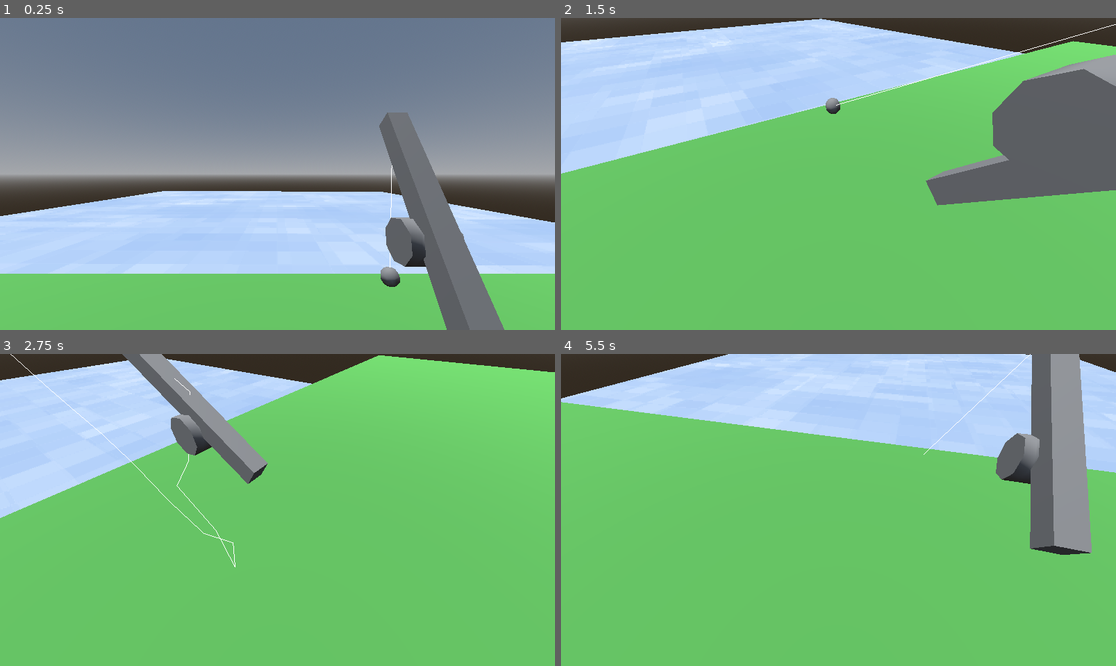
Above: before the commit, frames 1-4 (two rows, left to right).
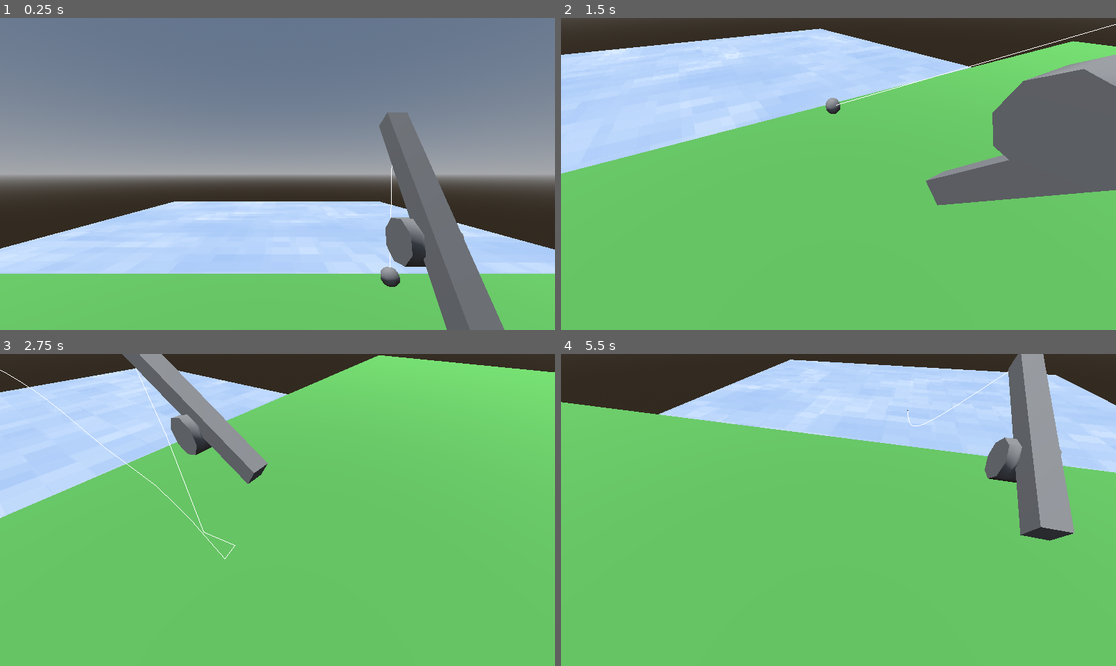
Above: after the commit, the same moments.

Repository: Herodegon/GMTK_2026
Game: Godot game, scene res://scenes/world.tscn
The game is run twice, just before and just after one commit, with the same random seed, the same clock (stepped at 60 frames per second) and the same inputs.
Inputs:
- Up to frame 1 (0.25 s): no input
- Up to frame 2 (1.5 s): hold D (right) 0.53-1.28 s; tap E (interact) at 0.6, 1.35 s; hold S (down) from 1.28 s (still down)
- Up to frame 3 (2.75 s): release S (down) at 2.03 s; hold D (right) from 2.03 s (still down); tap E (interact) at 2.1 s
- Up to frame 4 (5.5 s): release D (right) at 2.78 s; hold W (up) 2.78-3.53 s; tap E (interact) every 0.75 s from 2.85 to 5.1 s; hold A (left) 3.53-5.03 s; hold S (down) from 5.03 s (still down)

The runs differ from the first frame. In frame 1, 5.4% of the frame differs, in the area x 0-100%, y 55-82%; in frame 2, 3.7%; in frame 3, 2.1%; in frame 4, 13%, in the area x 0-100%, y 0-65%.

Commit message:
Added fish scene

Diff:
--- /dev/null
+++ b/scenes/fish.tscn
@@ -0,0 +1,22 @@
+[gd_scene format=3 uid="uid://bb1xamginjy27"]
+
+[ext_resource type="Script" uid="uid://caxggu3848ydl" path="res://scripts/fish.gd" id="1_n6yr6"]
+
+[sub_resource type="CapsuleShape3D" id="CapsuleShape3D_bssgg"]
+
+[sub_resource type="CapsuleMesh" id="CapsuleMesh_bssgg"]
+radius = 0.15
+height = 0.7
+radial_segments = 8
+rings = 4
+
+[node name="Fish" type="RigidBody3D" unique_id=889686]
+script = ExtResource("1_n6yr6")
+
+[node name="CollisionShape3D" type="CollisionShape3D" parent="." unique_id=1054717601]
+transform = Transform3D(0.4, 0, 0, 0, -1.7484556e-08, -0.4, 0, 0.4, -1.7484556e-08, 0, 0, 0)
+shape = SubResource("CapsuleShape3D_bssgg")
+
+[node name="CSGMesh3D" type="CSGMesh3D" parent="." unique_id=11634783]
+transform = Transform3D(1, 0, 0, 0, -4.371139e-08, -1, 0, 1, -4.371139e-08, 0, 0, 0)
+mesh = SubResource("CapsuleMesh_bssgg")
--- a/scenes/rod.tscn
+++ b/scenes/rod.tscn
@@ -103,6 +103,8 @@
 
 [node name="Rod" type="Node3D" unique_id=1205497278]
 script = ExtResource("1_7w65j")
+cast_rope_length = 12.0
+cast_force = 65.0
 
 [node name="Animator" type="AnimationPlayer" parent="." unique_id=654001140]
 libraries/ = SubResource("AnimationLibrary_2kija")
@@ -110,10 +112,11 @@
 [node name="RodLine" parent="." unique_id=914424710 node_paths=PackedStringArray("start_node", "target_node") instance=ExtResource("2_vf8jx")]
 start_node = NodePath("../Mesh/RodMesh/LineStart")
 target_node = NodePath("../BobRestNode/RodBob")
+constraint_iterations = 3
+payout_speed = 24.0
 
 [node name="Mesh" type="Node3D" parent="." unique_id=1259353559]
 transform = Transform3D(1, 0, 0, 0, 0.8660254, 0.5, 0, -0.5, 0.8660254, 0.6071543, -0.5783014, -0.5725271)
-metadata/_edit_group_ = true
 
 [node name="RodMesh" type="CSGMesh3D" parent="Mesh" unique_id=259422168]
 transform = Transform3D(1, 0, 0, 0, 1, 0, 0, 0, 1, 0, 0.5, 0)
--- a/scenes/rod_bob.tscn
+++ b/scenes/rod_bob.tscn
@@ -1,4 +1,6 @@
 [gd_scene format=3 uid="uid://bjuuk5q0ofye7"]
+
+[ext_resource type="Script" uid="uid://dfxbhdbmdrtkb" path="res://scripts/rod_bob.gd" id="1_eqcmi"]
 
 [sub_resource type="SphereMesh" id="SphereMesh_nevuf"]
 radius = 0.05
@@ -9,8 +11,12 @@
 [sub_resource type="SphereShape3D" id="SphereShape3D_eqcmi"]
 radius = 0.05
 
+[sub_resource type="SphereShape3D" id="SphereShape3D_bssgg"]
+radius = 0.1
+
 [node name="RodBob" type="RigidBody3D" unique_id=402140256]
 mass = 0.1
+script = ExtResource("1_eqcmi")
 
 [node name="CSGMesh3D" type="CSGMesh3D" parent="." unique_id=1615397033]
 mesh = SubResource("SphereMesh_nevuf")
@@ -18,5 +24,6 @@
 [node name="CollisionShape3D" type="CollisionShape3D" parent="." unique_id=2083414487]
 shape = SubResource("SphereShape3D_eqcmi")
 
-[node name="RayCast3D" type="RayCast3D" parent="." unique_id=631824104]
-target_position = Vector3(0, -0.01, 0)
+[node name="ShapeCast3D" type="ShapeCast3D" parent="." unique_id=388795374]
+shape = SubResource("SphereShape3D_bssgg")
+target_position = Vector3(0, 0, 0)
--- a/scenes/world.tscn
+++ b/scenes/world.tscn
@@ -33,7 +33,7 @@
 
 [sub_resource type="BoxMesh" id="BoxMesh_wnsco"]
 material = SubResource("ShaderMaterial_m2va7")
-size = Vector3(30, 0.1, 30)
+size = Vector3(31, 0.1, 31)
 
 [sub_resource type="BoxMesh" id="BoxMesh_4wyf3"]
 size = Vector3(30, 0.1, 10)
@@ -53,7 +53,8 @@
 transform = Transform3D(1, 0, 0, 0, 1, 0, 0, 0, 1, 0, 1, 0)
 
 [node name="Water" type="CSGMesh3D" parent="." unique_id=854924027]
-transform = Transform3D(1, 0, 0, 0, 1, 0, 0, 0, 1, -0.738, -2.409, -13.021)
+transform = Transform3D(1, 0, 0, 0, 1, 0, 0, 0, 1, 0, -4, -15.5)
+use_collision = true
 mesh = SubResource("BoxMesh_wnsco")
 
 [node name="Ground" type="CSGMesh3D" parent="." unique_id=1403417302]
--- /dev/null
+++ b/scripts/fish.gd
@@ -0,0 +1 @@
+extends RigidBody3D
--- a/scripts/rod.gd
+++ b/scripts/rod.gd
@@ -25,10 +25,6 @@
 	rod_line.set_rope_length(rest_rope_length)
 	_bob_set_rest()
 
-func _process(delta: float) -> void:
-	if is_cast:
-		_spin_wheel(delta, reel_direction)
-
 func _bob_set_rest() -> void:
 	bob.global_position = bob_start_position.global_position
 	bob.freeze = true
@@ -38,13 +34,14 @@
 	wheel_mesh.quaternion = wheel_mesh.quaternion * delta_q
 
 func cast_rod() -> void:
-	if !is_cast:
+	if not bob.is_cast:
 		$Animator.play("Cast")
 
 func _animation_call_cast() -> void:
-	is_cast = true
-
 	bob.apply_central_force(cast_direction.normalized() * cast_force)
 	bob.freeze = false
+	bob.is_cast = true
+
 	rod_line.set_rope_length(cast_rope_length)
 	reel_direction = RotationDirection.CLOCKWISE
+	_spin_wheel(spin_speed, reel_direction)
--- a/scripts/rod_bob.gd
+++ b/scripts/rod_bob.gd
@@ -1 +1,10 @@
 extends RigidBody3D
+
+var is_cast: bool = false
+
+func _physics_process(delta: float) -> void:
+	if is_cast:
+		if $ShapeCast3D.is_colliding():
+			is_cast = false
+			freeze = true
+			print("hit")
Not shown, added: scripts/fish.gd.uid
